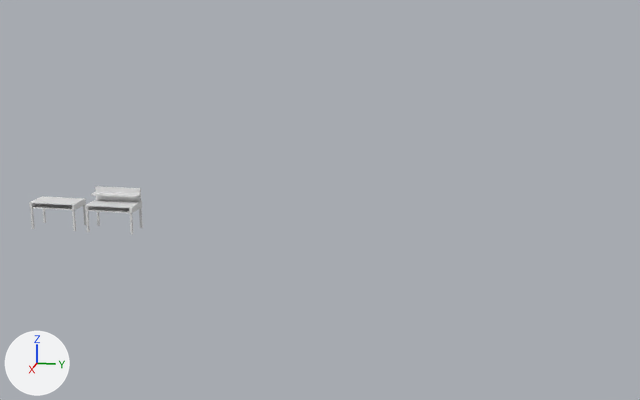
The Blender file Art/Assets.blend: old version first, new version second.
One viewpoint serves both versions: a camera (50 mm lens) standing at (61.1, 28.0, 18.9) and looking at (-1.9, 15.3, 3.1). Arrows for +X, +Y and +Z are at lower left; the lights stay in place.

In view in the first picture: 'DuobleDesk', 'SimpleDesk'.
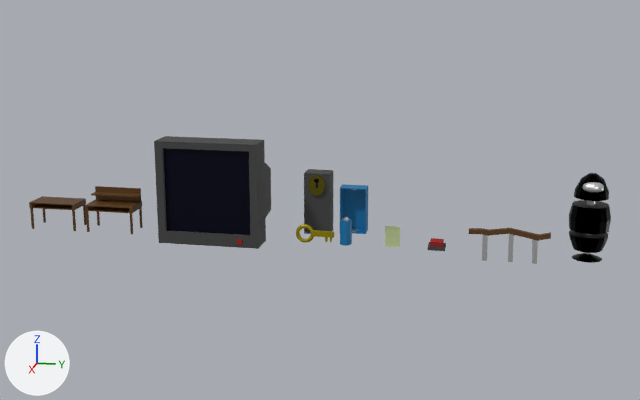
The newer file is also turned or shifted as a whole; pictures and numbers use the older file's frame.

Where the change shows, as pixel boxes (x1, y1, x2, y2) in the pictures (640 x 400 px):
'Monitor', added
    after: (154, 136, 271, 249)
'Enemy', added (black)
    after: (569, 173, 611, 263)
'BridgeLock', added (black)
    after: (304, 169, 333, 234)
'DuobleDesk', recoloured (white to brown)
    both: (85, 186, 143, 234)
'Cube', added (blue)
    after: (340, 184, 368, 234)
'Rail', added
    after: (469, 228, 551, 264)
'SimpleDesk', recoloured (white to brown)
    both: (29, 196, 87, 231)
'Batery', added
    after: (340, 217, 352, 246)
'BridgeKey', added
    after: (296, 224, 334, 242)
'DocumentPaper', added
    after: (385, 226, 400, 247)
'Bttn', added
    after: (428, 238, 446, 251)

Edits to the bpy script that builds the scene:
```text
Change me_cube_006:
    where me_cube_006.from_pydata(...)  # 132 vertices, 130 faces; spans x -1.0..1.0, y -1.84..1.84, z -1.98..12.15
    add me_cube_006.materials.append(mat_madera)  # brown #59380b
Change me_cube_008:
    where me_cube_008.from_pydata(...)  # 164 vertices, 162 faces; spans x -1.0..1.0, y -1.8..1.9, z -9.0..12.1
    add me_cube_008.materials.append(mat_madera)  # brown #59380b
Add ob_rail:
    ob_rail = bpy.data.objects.new('Rail', me_cube_007)  # 44 vertices, 42 faces; spans x -1.0..1.0, y -1.04..0.96, z -8.85..5.5; in mat_metalgrey (light grey #dddddd), mat_madera (brown #59380b)
    ob_rail.location = (-1.24, 29.36, 0.97)
    ob_rail.scale = (0.175, 2.85, 0.172)
Add ob_enemy:
    ob_enemy = bpy.data.objects.new('Enemy', me_cylinder_001)  # 392 vertices, 370 faces; spans x -1.42..1.42, y -1.39..1.43, z -2.21..8.58; in mat_metalgrey (light grey #dddddd), mat_metalblack (black #000000)
    ob_enemy.location = (-1.34, 34.66, 1.24)
    ob_enemy.rotation_euler = (0.0, 0.0, -1.571)  # degrees (0, 0, -90)
    ob_enemy.scale = (1.0, 1.0, 0.564)
Add ob_bttn:
    ob_bttn = bpy.data.objects.new('Bttn', me_cube_003)  # 36 vertices, 34 faces; spans x -1.0..1.0, y -0.99..1.01, z -1.11..2.5; in mat_plastico (black #3f3f3f), mat_plasticred (red #960400)
    ob_bttn.location = (-1.03, 24.15, 0.36)
    ob_bttn.scale = (0.619, 0.619, 0.166)
Add ob_documentpaper:
    ob_documentpaper = bpy.data.objects.new('DocumentPaper', me_cube_002)  # 20 vertices, 18 faces; spans x -1.99..2.63, y -1.0..1.0, z -0.93..1.07; in mat_paper (green #bcc893)
    ob_documentpaper.location = (-0.74, 20.95, 0.92)
    ob_documentpaper.scale = (0.0231, 0.531, 0.783)
Add ob_cube:
    ob_cube = bpy.data.objects.new('Cube', me_cube_005)  # 156 vertices, 128 faces; spans x -0.98..1.02, y -1.0..1.0, z -1.36..0.64; in mat_metalgrey (light grey #dddddd), mat_blue (blue #0070a6)
    ob_cube.location = (-3.8, 17.62, 2.71)
    ob_cube.scale = (0.582, 1.0, 1.76)
Add ob_bridgelock:
    ob_bridgelock = bpy.data.objects.new('BridgeLock', me_cube_004)  # 68 vertices, 40 faces; spans x -0.75..0.93, y -1.0..1.0, z -2.21..2.55; in mat_plastico (black #3f3f3f), mat_screen (black #00021d), mat_darkyellow (dark yellow #5c5600)
    ob_bridgelock.location = (-4.1, 14.83, 2.28)
Add ob_batery:
    ob_batery = bpy.data.objects.new('Batery', me_cylinder)  # 320 vertices, 290 faces; spans x -1.0..1.0, y -1.0..1.0, z -2.22..2.5; in mat_metalgrey (light grey #dddddd), mat_blue (blue #0070a6)
    ob_batery.location = (-0.7, 17.53, 1.16)
    ob_batery.scale = (0.433, 0.433, 0.433)
Add ob_bridgekey:
    ob_bridgekey = bpy.data.objects.new('BridgeKey', me_torus)  # 696 vertices, 696 faces; spans x -1.26..1.24, y -1.81..3.38, z -0.25..0.25; in mat_metalicyellow (yellow #a89800)
    ob_bridgekey.location = (-0.69, 14.79, 0.85)
    ob_bridgekey.rotation_euler = (0.0, 1.559, 0.0)  # degrees (0, 89, 0)
    ob_bridgekey.scale = (0.556, 0.556, 0.556)
Add ob_monitor:
    ob_monitor = bpy.data.objects.new('Monitor', me_cube)  # 106 vertices, 104 faces; spans x -4.47..1.31, y -1.24..0.76, z -0.86..1.14; in mat_plastico (black #3f3f3f), mat_screen (black #00021d), mat_plasticred (red #960400)
    ob_monitor.location = (-0.24, 8.44, 3.33)
    ob_monitor.scale = (1.07, 3.84, 3.84)
```
